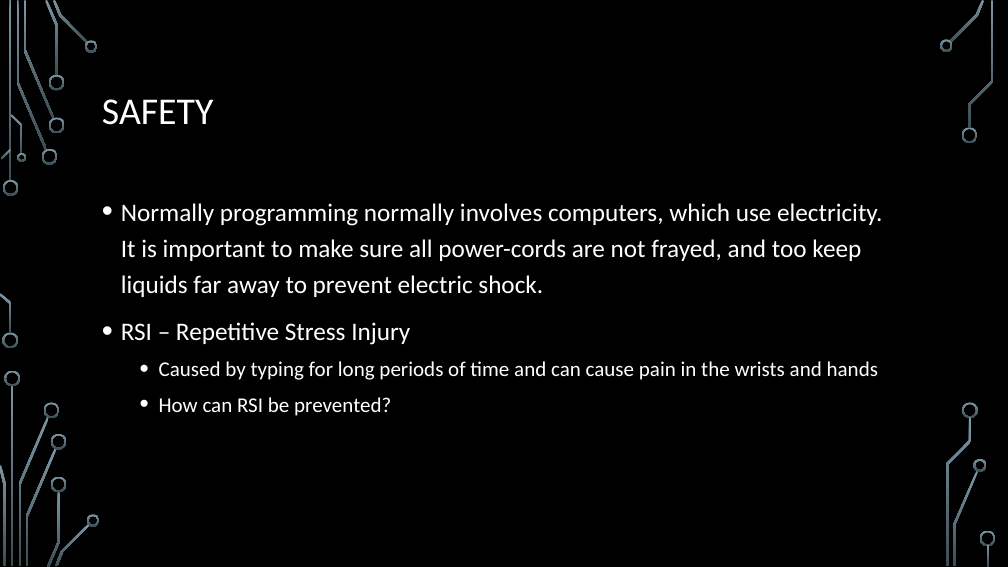
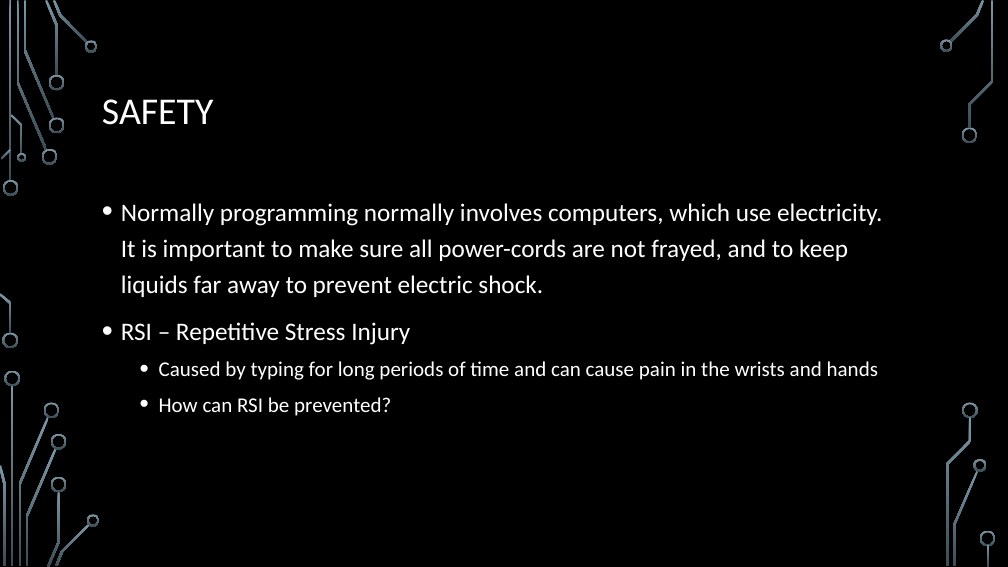
Before and after one commit to gomezdevelopment/Programming-Merit-Badge, a slide deck: slide 4 of ProgrammingMB.pptx. Drawn at 1008x567 pixels with LibreOffice and Linux fonts; fonts in the diff are those of the drawing; background and template pictures are left out. Boxes give left, top, right and bottom in pixels: in the first picture for what was removed or moved away, otherwise in the second. Text is boxed around its words. In the diff, an @@ line names an element or a change of style, - is before the commit and + after.

Commit message:
Spelling error, left/right swap on the loom slide.

```diff
--- a/ProgrammingMB.pptx
+++ b/ProgrammingMB.pptx
@@ text at box(121, 203, 882, 297): text changed @@
-• Normally programming normally involves computers, which use electricity. It is important to make sure all power-cords are not frayed, and too keep liquids far away to prevent electric shock.
+• Normally programming normally involves computers, which use electricity. It is important to make sure all power-cords are not frayed, and to keep liquids far away to prevent electric shock.
```
Also in this commit, not shown: 1 other slide changed.
